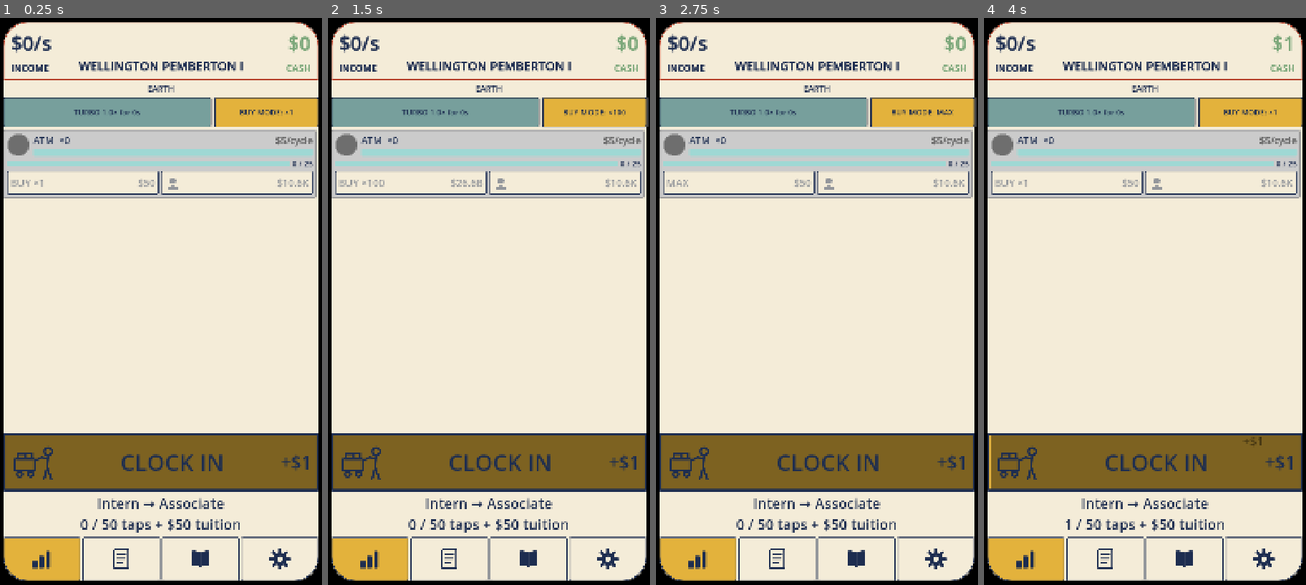
Above: before the commit, frames 1-4 (left to right).
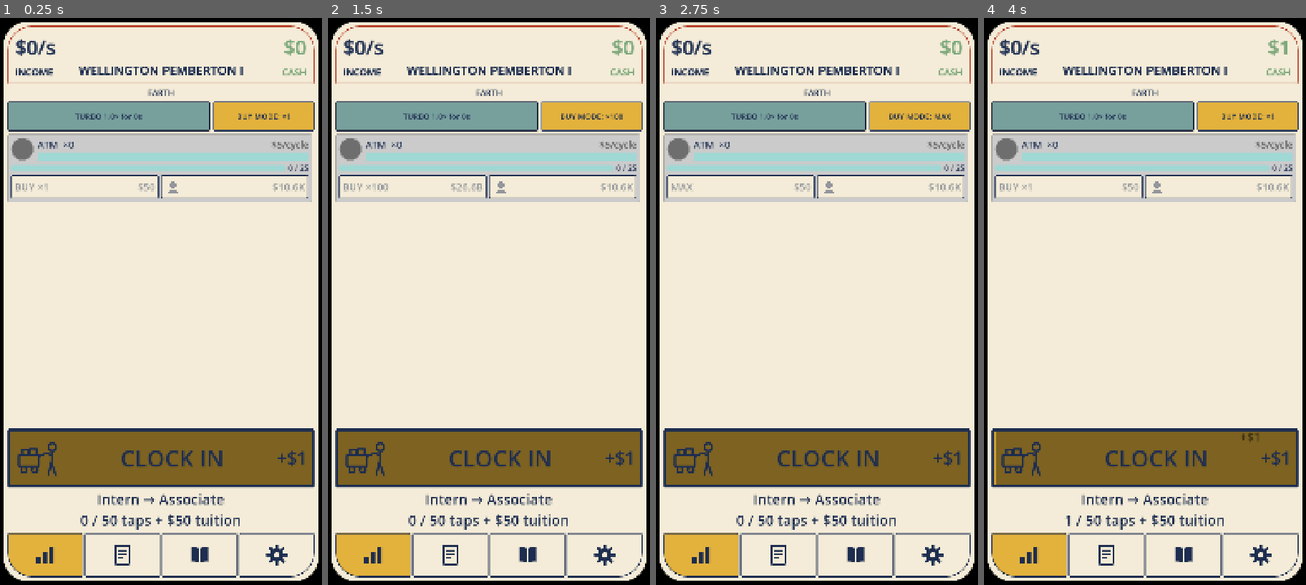
Above: after the commit, the same moments.

Repository: TimGoergen/american-tycoon
Game: Godot game, scene res://Main.tscn
The game is run twice, just before and just after one commit, with the same random seed, the same clock (stepped at 60 frames per second) and the same inputs.
Inputs (mouse positions are in pixels of both pictures, inside the frame that each line leads up to):
- Up to frame 1 (0.25 s): no input
- Up to frame 2 (1.5 s): click "BUY MODE: ×1" at 0.5 s; click "BUY MODE: ×10" at 1.25 s
- Up to frame 3 (2.75 s): click "BUY MODE: ×100" at 2 s
- Up to frame 4 (4 s): click "BUY MODE: MAX" at 2.75 s; click (1145, 460) at 3.5 s

The runs differ from the first frame. In frame 1, 18% of the frame differs, in the area x 1-99%, y 0-100%; in frame 2, 19%, in the area x 1-100%, y 0-100%; in frame 3, 18%; in frame 4, 18%.

Commit message:
fix: clock-in amount always reflects Legacy upgrades; universal screen margin
- The clock-in headline now always folds in the auto-click POWER Legacy upgrade (was held-
  only, so at rest it read as if that upgrade weren't owned).
- One universal inner content margin (16px) on the cream viewing area insets every tab and
  pinned element off the border uniformly, so no element crowds the edge. Dropped the Estate
  screen's own outer margin so it isn't doubly inset.

Co-Authored-By: Claude Opus 4.8 <noreply@anthropic.com>

Diff:
--- a/game/scripts/Main.gd
+++ b/game/scripts/Main.gd
@@ -49,6 +49,12 @@
 ## camera cutout and the phone's curved corners.
 const SCREEN_BEZEL_SIDE := 9
 const SCREEN_BEZEL_TOP_BOTTOM := 20
+
+## Universal inner margin (px) between the screen content and the cream viewing-area border,
+## applied at one point (the viewing area's content margin) so it insets EVERY tab and pinned
+## element uniformly — no element ever crowds the edge (Tim, 2026-06-22: the Estate list's
+## breathing room, applied everywhere).
+const UNIVERSAL_CONTENT_MARGIN := 16
 var _tab_content: Control
 var _tab_panels: Array = []   # the four content Controls, indexed by TAB_*
 var _tab_buttons: Array = []  # the four bottom icon Buttons, indexed by TAB_*
@@ -204,7 +210,8 @@
 	screen_style.set_corner_radius_all(UiPalette.SCREEN_CORNER_RADIUS)
 	screen_style.border_color = Color.BLACK
 	screen_style.set_border_width_all(2)
-	screen_style.set_content_margin_all(2)  # the 2px gap between elements and the black frame
+	# One universal inner margin insets every tab and pinned element off the border at once.
+	screen_style.set_content_margin_all(UNIVERSAL_CONTENT_MARGIN)
 	viewing_area.add_theme_stylebox_override("panel", screen_style)
 	add_child(viewing_area)
 
--- a/game/scripts/ui/LegacyScreen.gd
+++ b/game/scripts/ui/LegacyScreen.gd
@@ -78,12 +78,10 @@
 	# Fill the tab area with a small margin, then stack the contents top-to-bottom. The
 	# scrolling card list takes all the leftover height. No camera-cutout inset here —
 	# the pinned hero stat above the tabs already clears it.
+	# No outer margin here: the screen-wide universal content margin (Main) already insets the
+	# whole Estate tab off the border, so adding more would doubly inset this one screen.
 	var margin := MarginContainer.new()
 	margin.set_anchors_preset(Control.PRESET_FULL_RECT)
-	margin.add_theme_constant_override("margin_left", 8)
-	margin.add_theme_constant_override("margin_right", 8)
-	margin.add_theme_constant_override("margin_top", 8)
-	margin.add_theme_constant_override("margin_bottom", 8)
 	add_child(margin)
 
 	var column := VBoxContainer.new()
--- a/game/scripts/ui/WagePanel.gd
+++ b/game/scripts/ui/WagePanel.gd
@@ -250,17 +250,15 @@
 	_pump_auto_tap(delta)
 	_update_plate_glow(delta)
 
-	# The wage is paid wage_per_tap × frenzy × the Old-Money Connections Legacy multiplier
-	# at point of payment (Spec §7), so the label reflects the burn AND the upgrade — it
-	# used to omit the Legacy multiplier and read low after a Connections purchase (Tim).
+	# The headline rate always reflects BOTH wage Legacy upgrades — Old-Money Connections
+	# (wage_multiplier) and the auto-click POWER bonus (auto_tap_power_multiplier) — on top of
+	# the live frenzy multiplier (Spec §7). The power bonus used to be folded in only while the
+	# button was held, so at rest the amount read as if that Legacy upgrade weren't owned (Tim,
+	# 2026-06-22). The clock-in's primary mode is holding it (auto-tapping), so this full
+	# held/auto-tap rate is the canonical figure; a single manual tap still pays the base rate.
 	var title := _wage.get_current_title()
-	var wage_per_tap := title.wage_per_tap * _frenzy.get_multiplier() * _wage.wage_multiplier
-	# While the button is HELD, each auto-tap also gets the auto-click POWER bonus
-	# (GameState.hold_tap_wage), so show the higher held rate then — otherwise the label
-	# read low and the player earned more than it claimed (Tim, 2026-06-22). Manual taps
-	# don't get the bonus, so the base rate is shown when not held.
-	if _wage_button.button_pressed:
-		wage_per_tap *= _wage.auto_tap_power_multiplier
+	var wage_per_tap := title.wage_per_tap * _frenzy.get_multiplier() \
+			* _wage.wage_multiplier * _wage.auto_tap_power_multiplier
 	_wage_amount_label.text = "+%s" % Money.of(wage_per_tap).display()
 
 	var next := _wage.get_next_title()
